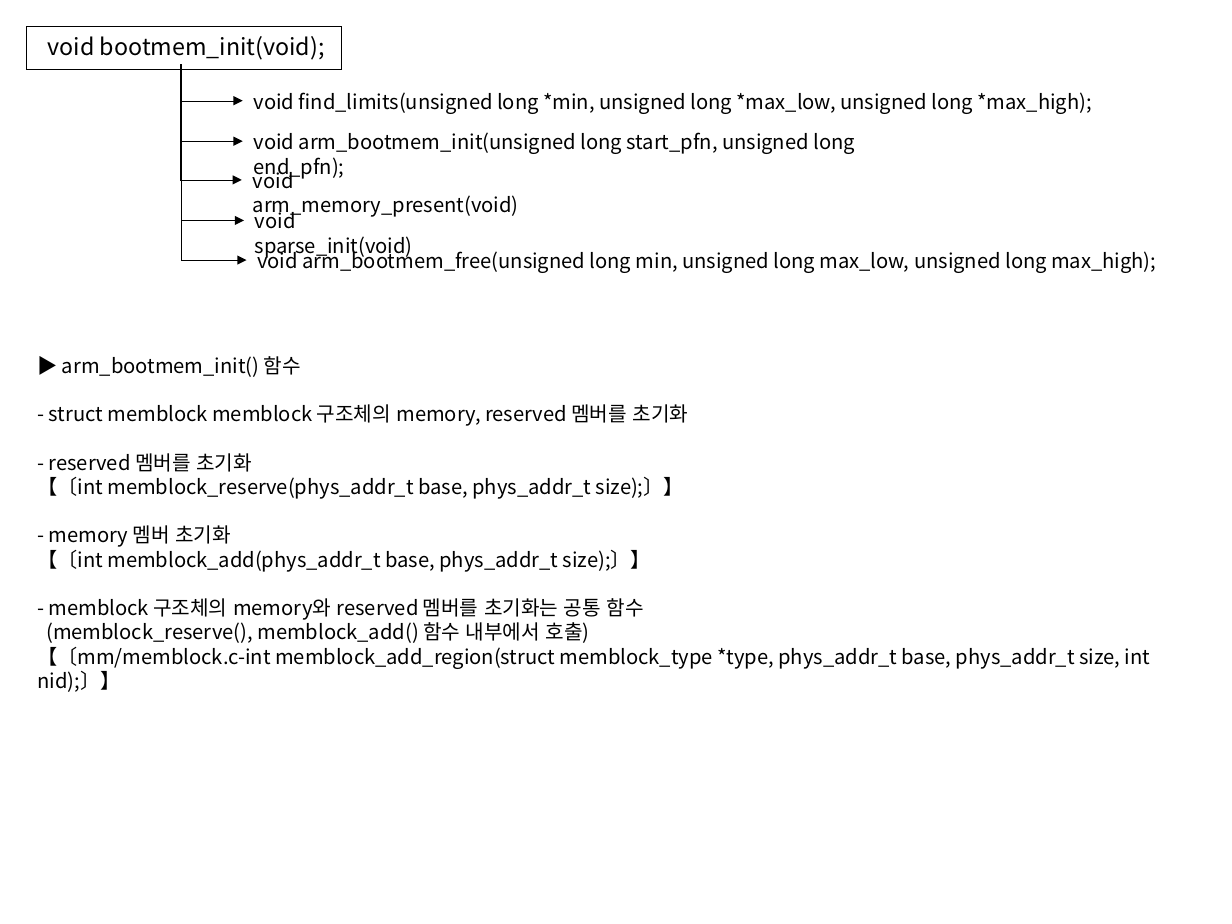
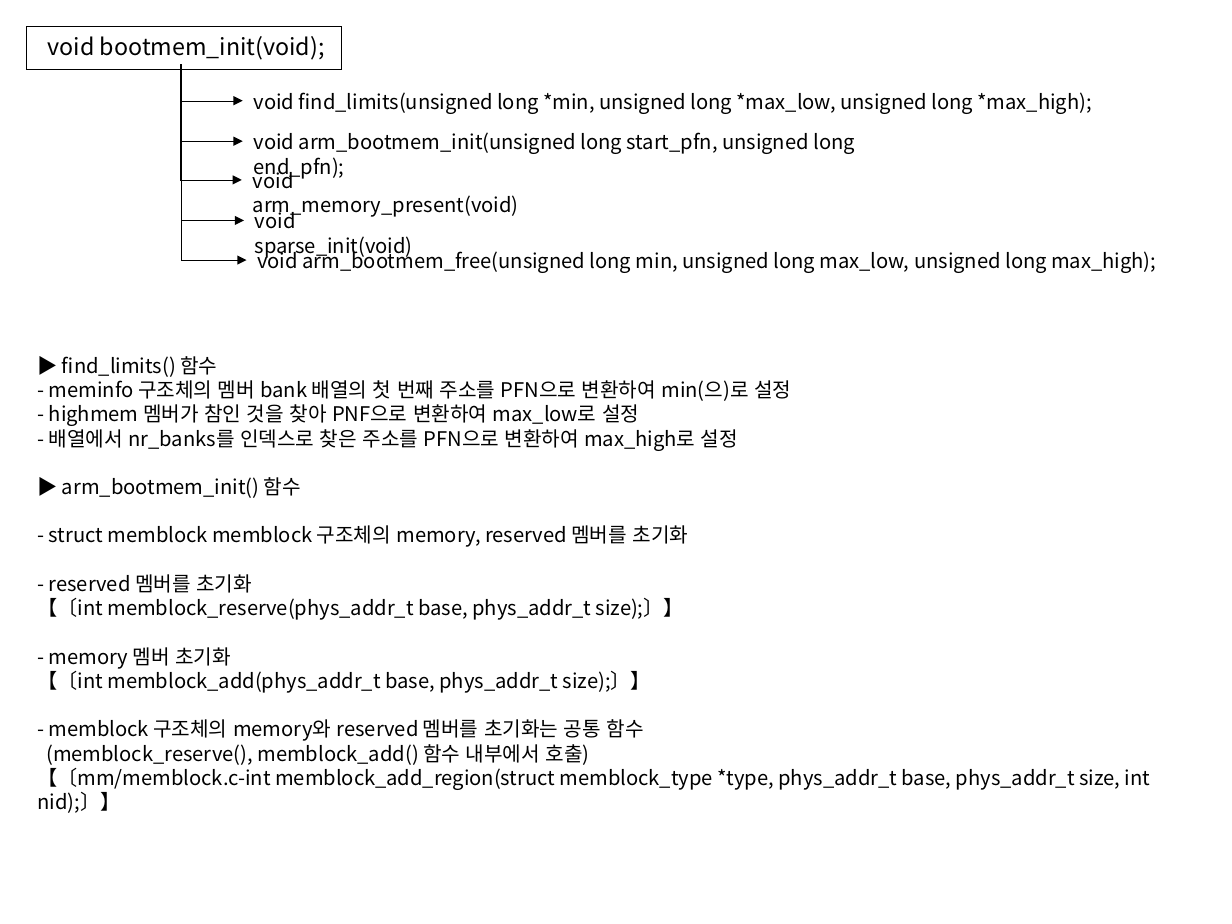
Before and after one commit to iamroot11c/kernel, a slide deck: slide 2 of 00-iamroot11c/users/man/IAMROOT-bootmem_init.odp. Drawn at 1232x924 pixels with LibreOffice and Linux fonts; fonts in the diff are those of the drawing. Boxes give left, top, right and bottom in pixels: in the first picture for what was removed or moved away, otherwise in the second. Text is boxed around its words. In the diff, an @@ line names an element or a change of style, - is before the commit and + after.

```diff
--- a/00-iamroot11c/users/man/IAMROOT-bootmem_init.odp
+++ b/00-iamroot11c/users/man/IAMROOT-bootmem_init.odp
@@ text at [49, 356, 791, 451]: paragraphs added @@
+▶ find_limits() 함수
+- meminfo 구조체의 멤버 bank 배열의 첫 번째 주소를 PFN으로 변환하여 min(으)로 설정
+- highmem 멤버가 참인 것을 찾아 PNF으로 변환하여 max_low로 설정
+- 배열에서 nr_banks를 인덱스로 찾은 주소를 PFN으로 변환하여 max_high로 설정
```
Also in this commit, not shown: 3 other slides changed, 1 slide added, 2 other files.
